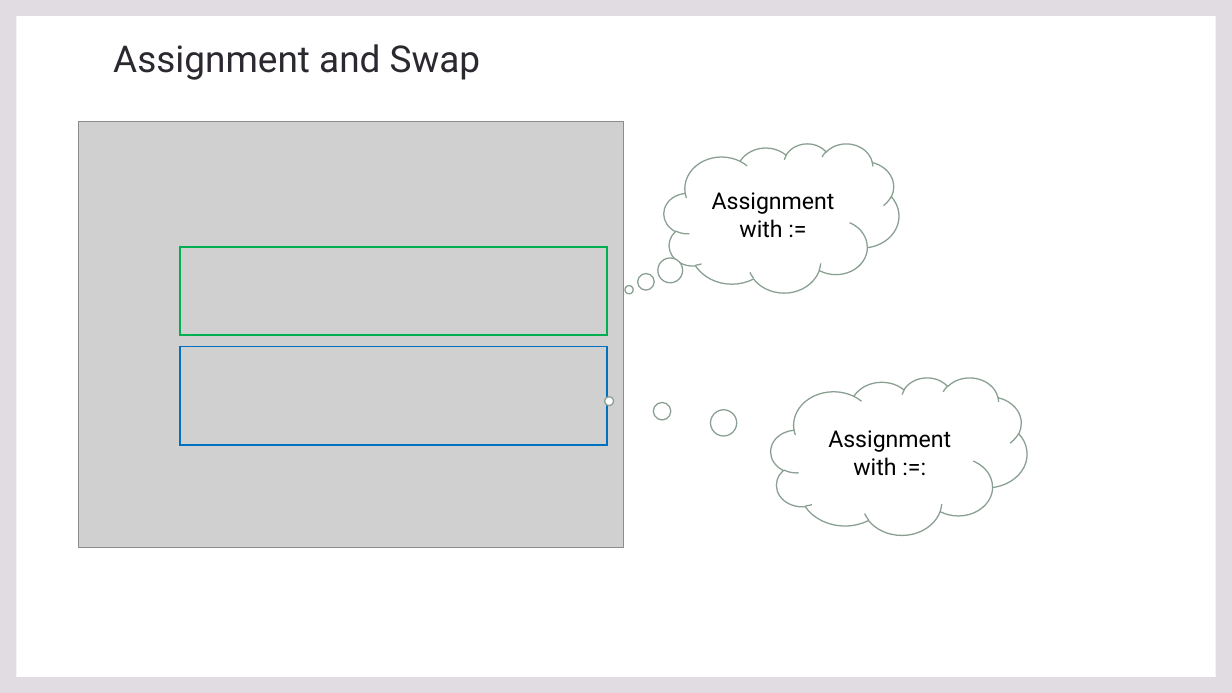
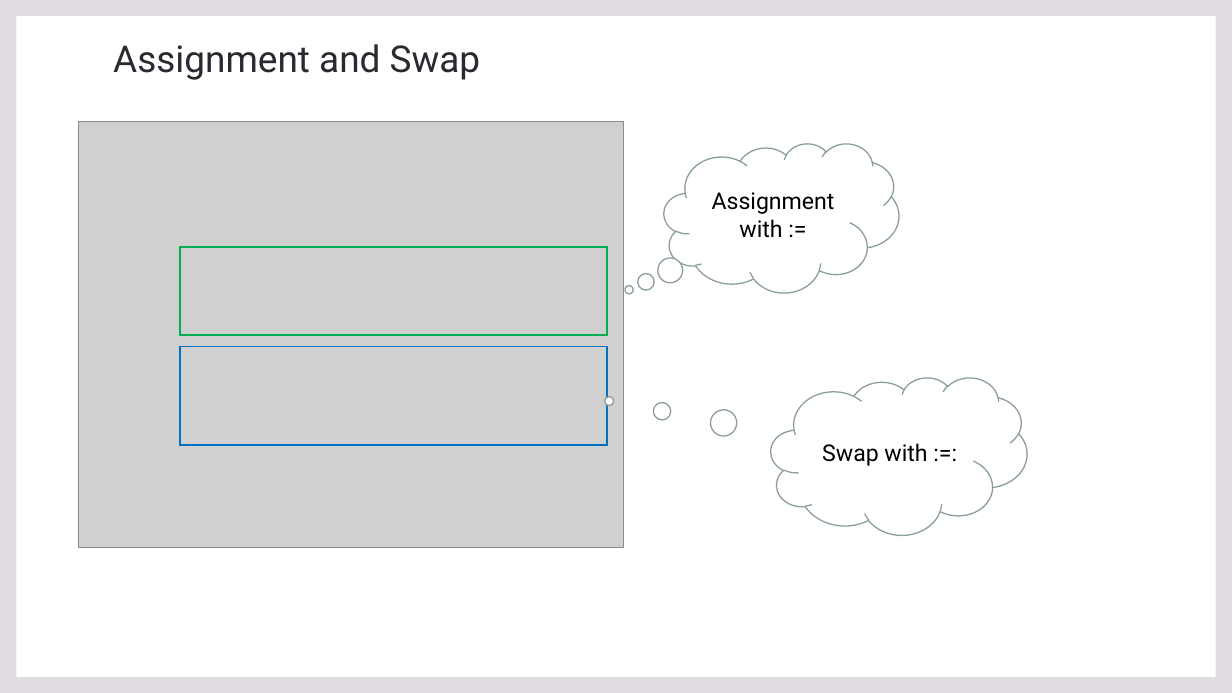
Before and after one commit to tnguyen7s/happy-lang-interpreter, a slide deck: slide 10 of Happy language.pptx. Drawn at 1232x693 pixels with LibreOffice and Linux fonts; fonts in the diff are those of the drawing; grey boxes stand for pictures. Boxes give left, top, right and bottom in pixels: in the first picture for what was removed or moved away, otherwise in the second. Text is boxed around its words. In the diff, an @@ line names an element or a change of style, - is before the commit and + after.

```diff
--- a/Happy language.pptx
+++ b/Happy language.pptx
@@ text in thought cloud at bbox=[822, 443, 927, 466]: text changed @@
-Assignment with :=:
+Swap with :=:
```
Also in this commit, not shown: 15 other files.
